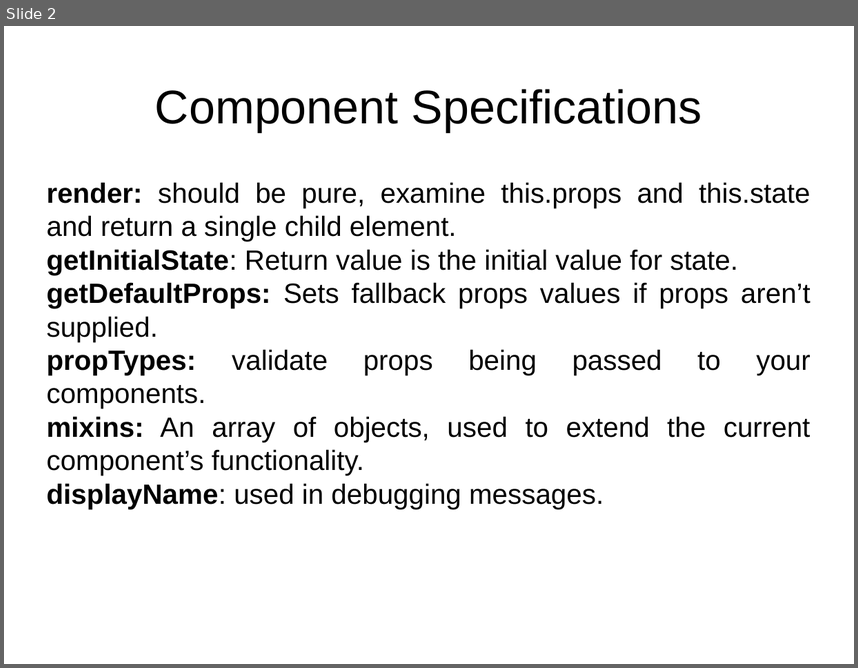
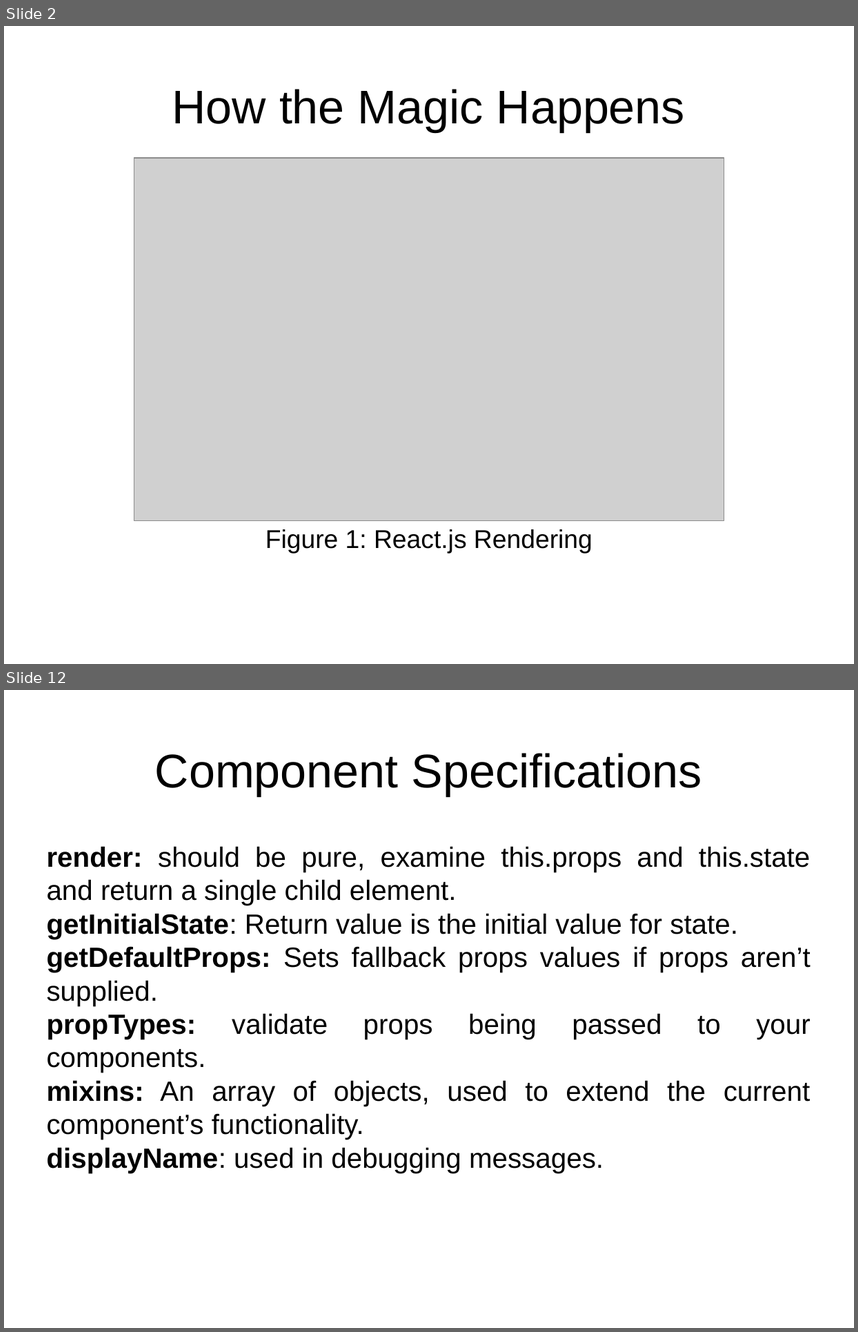
Before and after one commit to lnvtphu/MUsers, a slide deck: document/Presentation.pptx. Shown one above the other, each under a label of ours: slide 2 before the commit, slides 2 and 12 after it; the slides between them are not shown. The pictures are 858x668 and 858x1332 pixels, drawn with LibreOffice and Linux fonts; fonts in the diff are those of the drawing; grey boxes stand for pictures. Boxes give left, top, right and bottom in pixels: in the first picture for what was removed or moved away, otherwise in the second. Text is boxed around its words. In the diff, an @@ line names an element or a change of style, - is before the commit and + after.

```diff
--- a/document/Presentation.pptx
+++ b/document/Presentation.pptx
@@ slide 2 added at (x1=4, y1=26, x2=854, y2=664), background #FFFFFF @@
@@ text added at (x1=172, y1=89, x2=685, y2=132), 44 pt, text #000000 @@
+How the Magic Happens
@@ picture added at (x1=134, y1=158, x2=724, y2=521) @@
@@ text added at (x1=266, y1=529, x2=593, y2=553), 24 pt, text #000000 @@
+Figure 1: React.js Rendering
@@ what was slide 2 is now slide 12 @@
```
Also in this commit, not shown: 2 slides changed, 10 other slides added, 7 other files.
